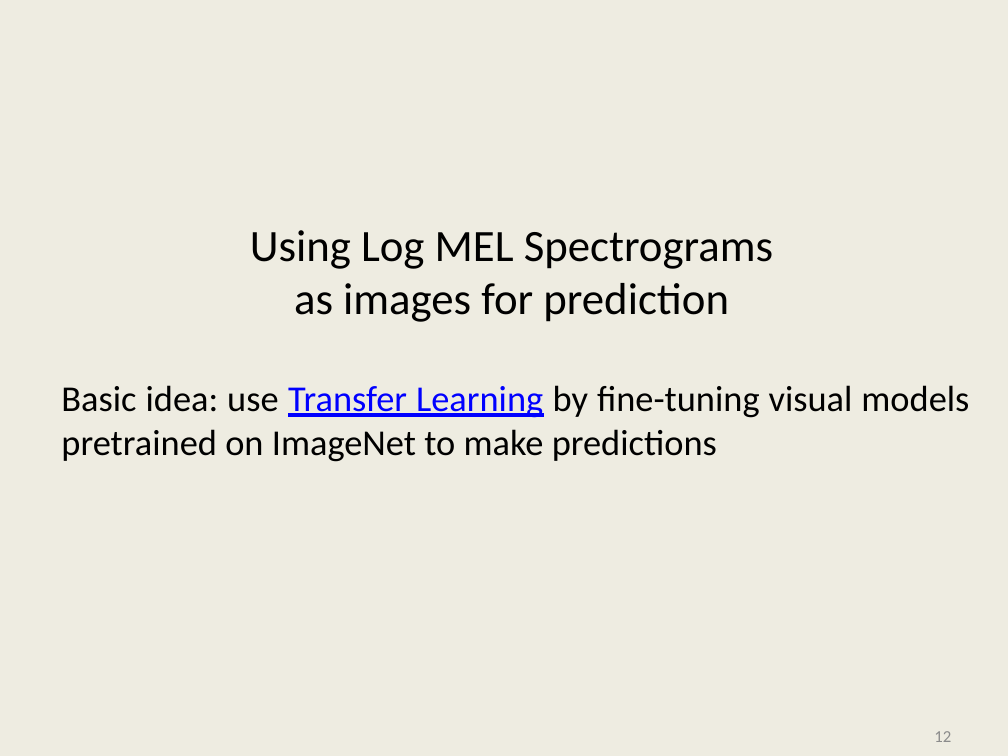
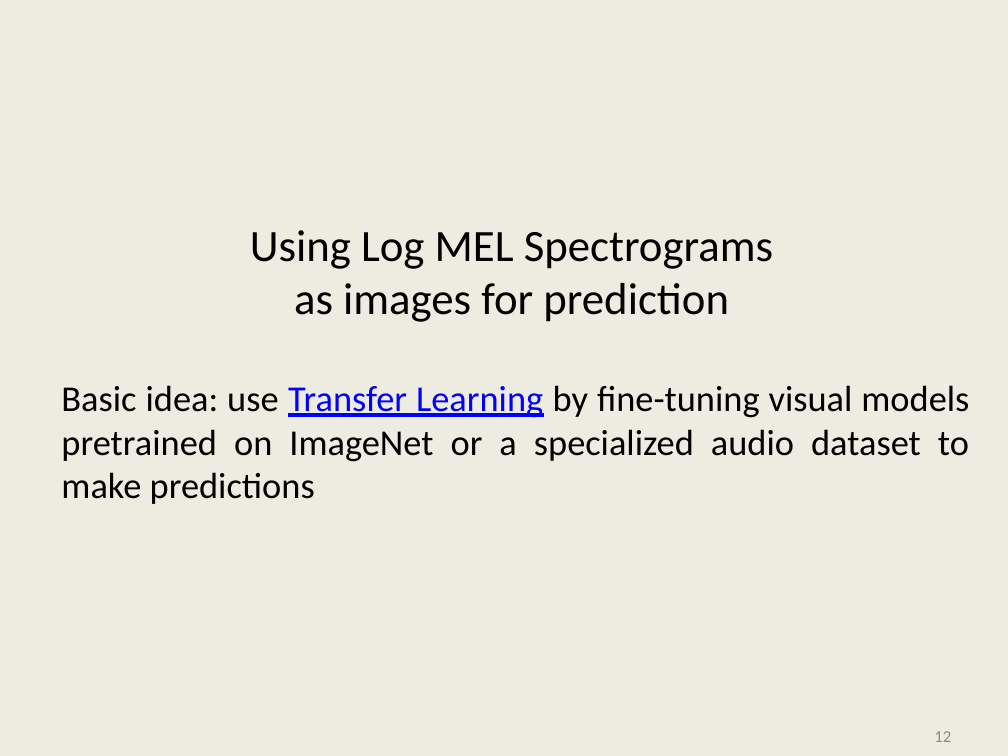
Before and after one commit to kriventsov/kaggle-2020-Cornell-Birdcall-Identification-presentation, a slide deck: slide 12 of Cornell Birdcall.pptx. Drawn at 1008x756 pixels with LibreOffice and Linux fonts; fonts in the diff are those of the drawing; background and template pictures are left out. Boxes give left, top, right and bottom in pixels: in the first picture for what was removed or moved away, otherwise in the second. Text is boxed around its words. In the diff, an @@ line names an element or a change of style, - is before the commit and + after.

```diff
--- a/Cornell Birdcall.pptx
+++ b/Cornell Birdcall.pptx
@@ text at box(61, 385, 969, 504): text changed @@
-Basic idea: use Transfer Learning by fine-tuning visual models pretrained on ImageNet to make predictions
+Basic idea: use Transfer Learning by fine-tuning visual models pretrained on ImageNet or a specialized audio dataset to make predictions
```
Also in this commit, not shown: 5 other slides changed, 1 slide added.
